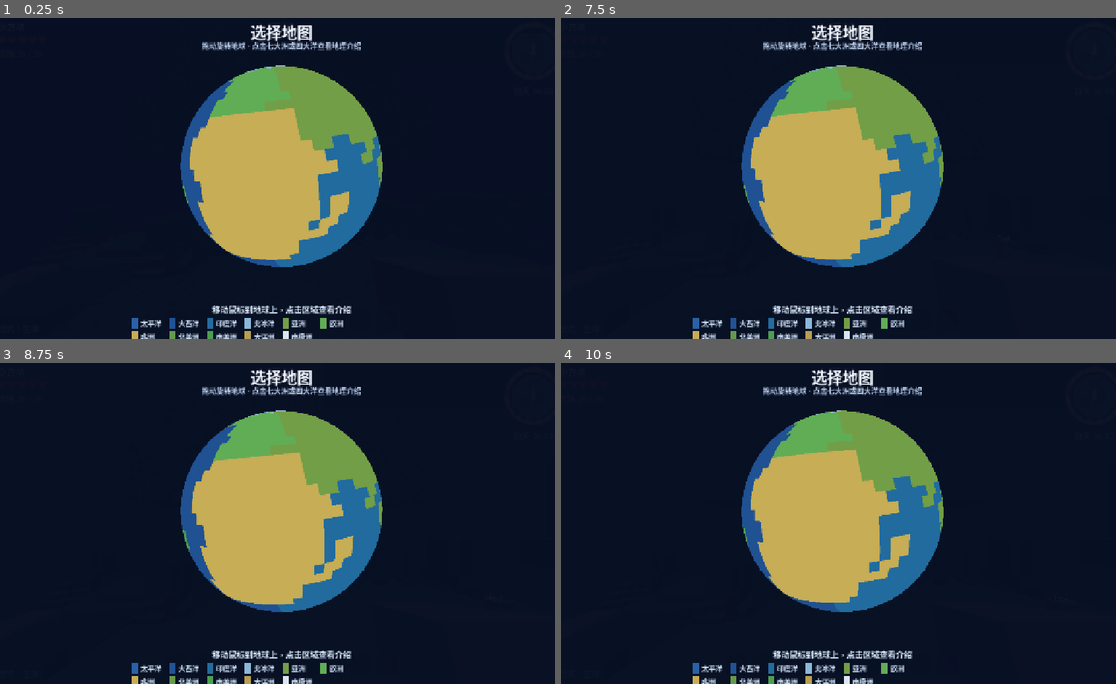
Above: before the commit, frames 1-4 (two rows, left to right).
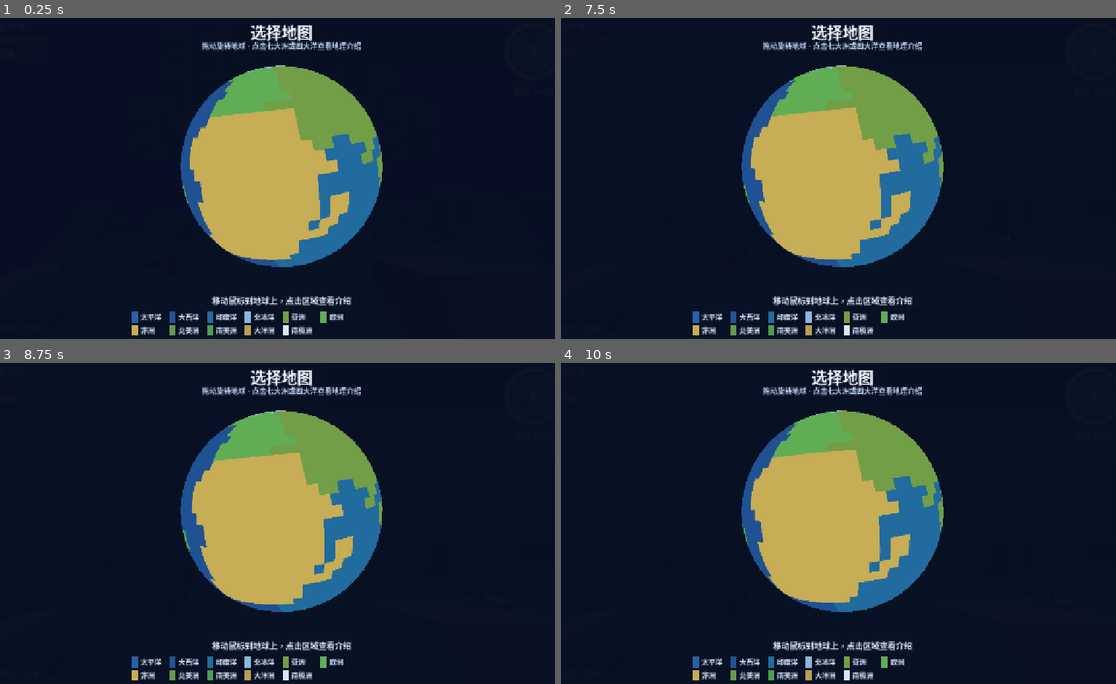
Above: after the commit, the same moments.

Repository: jinliangliu/block-planet
Game: Godot game, scene res://scenes/main.tscn
Same seed, same stepped clock (60 frames per second), same inputs: the game is played once before the commit and once after it.
Inputs (mouse positions are in pixels of both pictures, inside the frame that each line leads up to):
- Up to frame 1 (0.25 s): no input
- Up to frame 2 (7.5 s): click (738, 319) at 0.52 s; click (760, 319) at 1.27 s; click (788, 319) at 2.02 s; click (816, 319) at 2.77 s; click (844, 319) at 3.52 s; click (866, 319) at 4.27 s; click (894, 319) at 5.02 s; click (921, 319) at 5.77 s; click (949, 319) at 6.52 s; tap Enter at 7.25 s; drag from (844, 175) to (899, 104) at 7.27 s
- Up to frame 3 (8.75 s): tap Space (jump) at 8 s; drag from (166, 536) to (249, 584) at 8.02 s
- Up to frame 4 (10 s): tap Enter at 8.75 s; move the mouse to (899, 449) at 8.77 s; hold D (move_right) 8.78-9.5 s; hold G (toggle_mode) 8.78-9.5 s; tap Space (jump) at 9.5 s; drag from (810, 584) to (666, 472) at 9.52 s

The runs differ from the first frame. In frame 1, 2.6% of the frame differs, in the area x 23-64%, y 86-100%; in frame 2, 2.6%; in frame 3, 2.6%; in frame 4, 2.6%.

Commit message:
fix: prevent globe legend overflow and hover-hint overlap at 720p
Legend grid (two rows, ~48px tall) exceeded its 40px bottom band and was
clipped; widen the band and move the hover hint up so both render cleanly.

Diff:
--- a/scripts/ui/map_selector.gd
+++ b/scripts/ui/map_selector.gd
@@ -260,8 +260,8 @@
 	_hover_label.horizontal_alignment = HORIZONTAL_ALIGNMENT_CENTER
 	_hover_label.mouse_filter = Control.MOUSE_FILTER_IGNORE
 	_hover_label.set_anchors_and_offsets_preset(Control.PRESET_BOTTOM_WIDE)
-	_hover_label.offset_top = -78.0
-	_hover_label.offset_bottom = -52.0
+	_hover_label.offset_top = -98.0
+	_hover_label.offset_bottom = -66.0
 	_globe_page.add_child(_hover_label)
 
 	_build_legend(_globe_page)
@@ -277,7 +277,7 @@
 	grid.set_anchors_and_offsets_preset(Control.PRESET_CENTER_BOTTOM)
 	grid.offset_left = -330.0
 	grid.offset_right = 330.0
-	grid.offset_top = -46.0
+	grid.offset_top = -60.0
 	grid.offset_bottom = -6.0
 	parent.add_child(grid)
 
